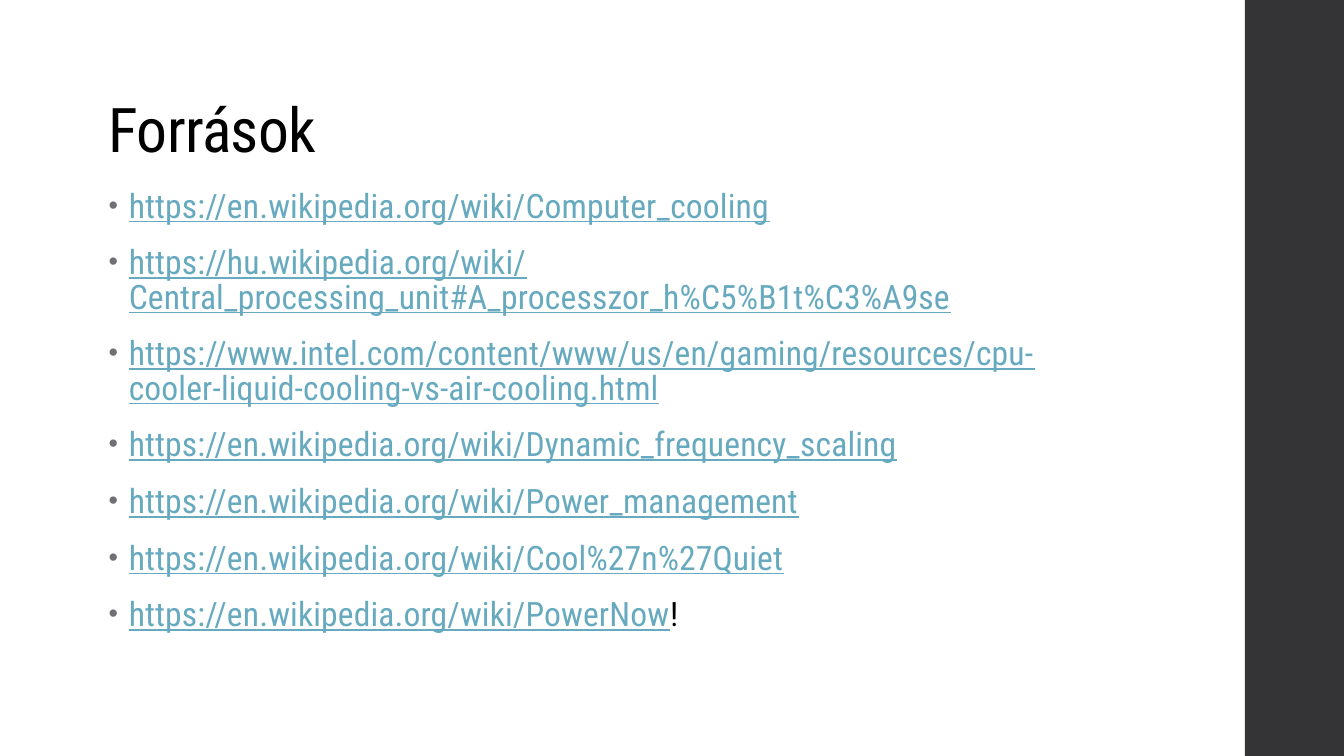
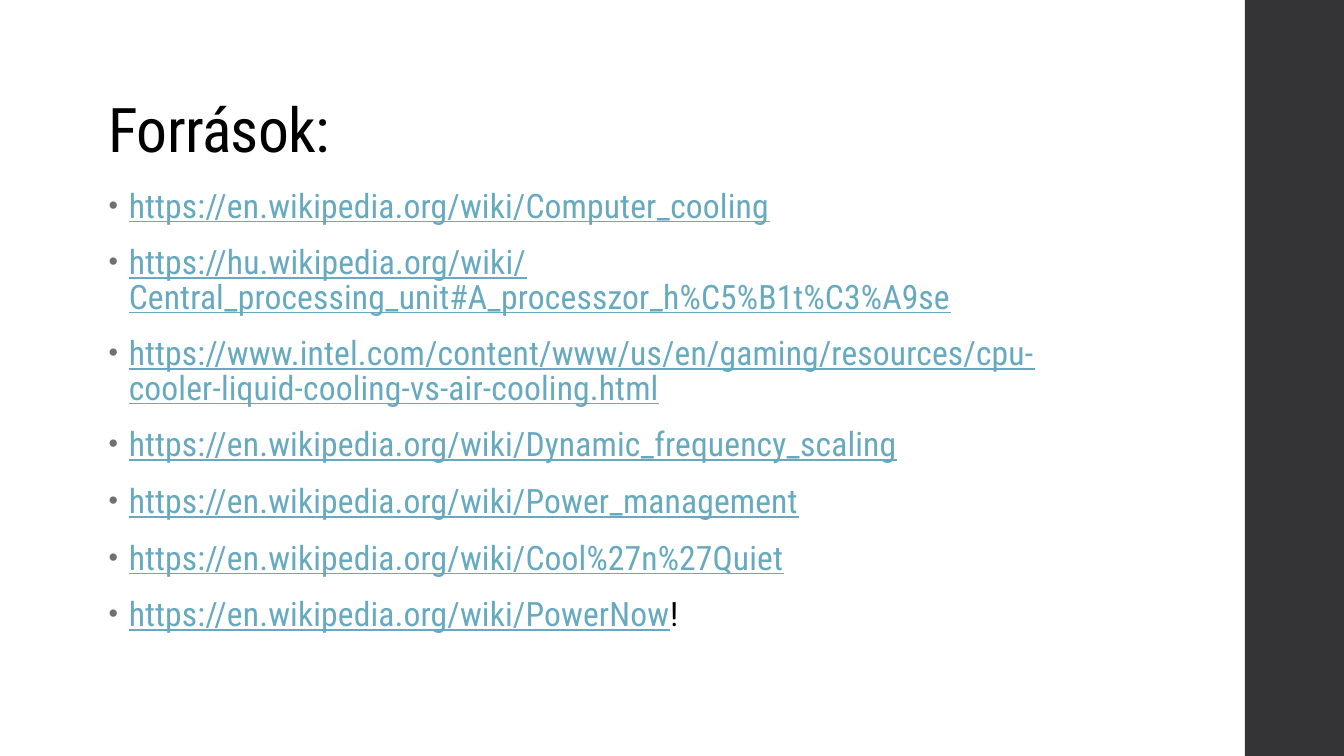
Before and after one commit to verbence/ppt-2022, a slide deck: slide 14 of cpuhutes.pptx (slide 12 before the commit). Drawn at 1344x756 pixels with LibreOffice and Linux fonts; fonts in the diff are those of the drawing. Boxes give left, top, right and bottom in pixels: in the first picture for what was removed or moved away, otherwise in the second. Text is boxed around its words. In the diff, an @@ line names an element or a change of style, - is before the commit and + after.

```diff
--- a/cpuhutes.pptx
+++ b/cpuhutes.pptx
@@ title at [109, 105, 330, 153]: text changed @@
-Források
+Források:
```
Also in this commit, not shown: 7 other slides changed, 2 slides added.
